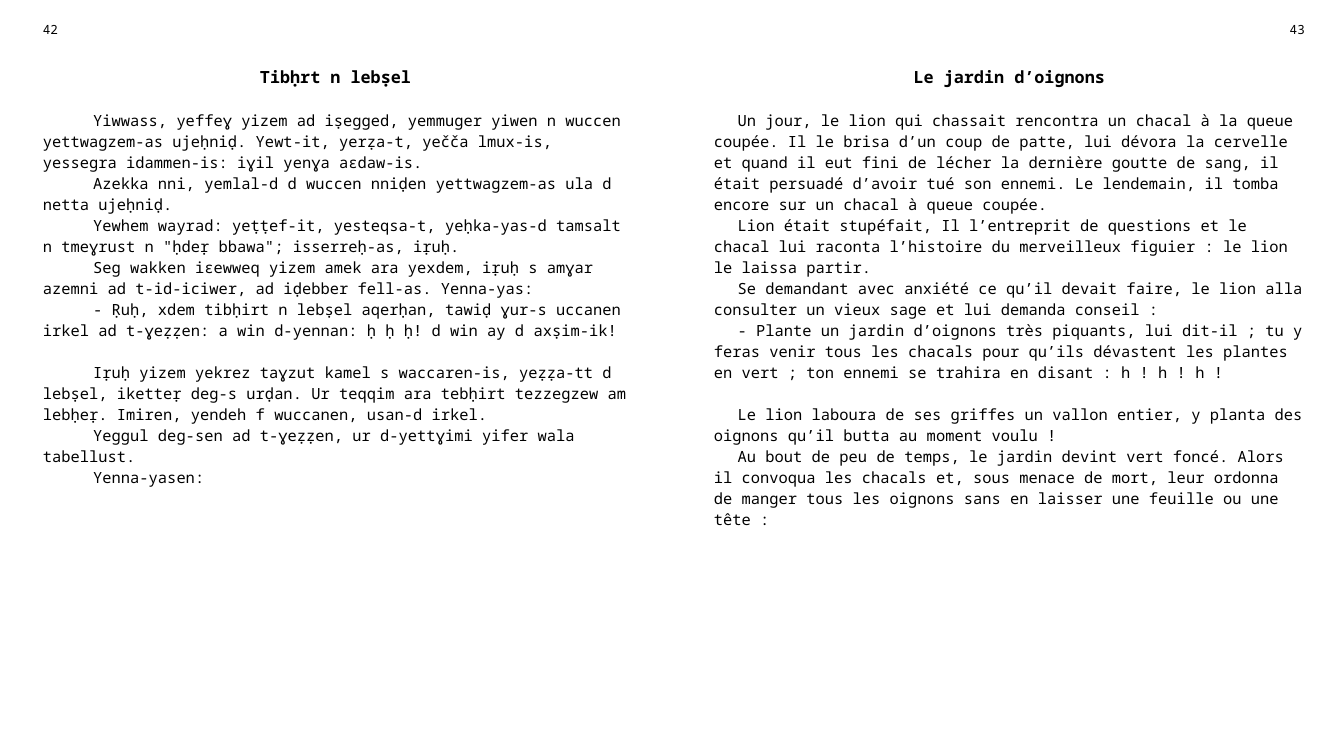
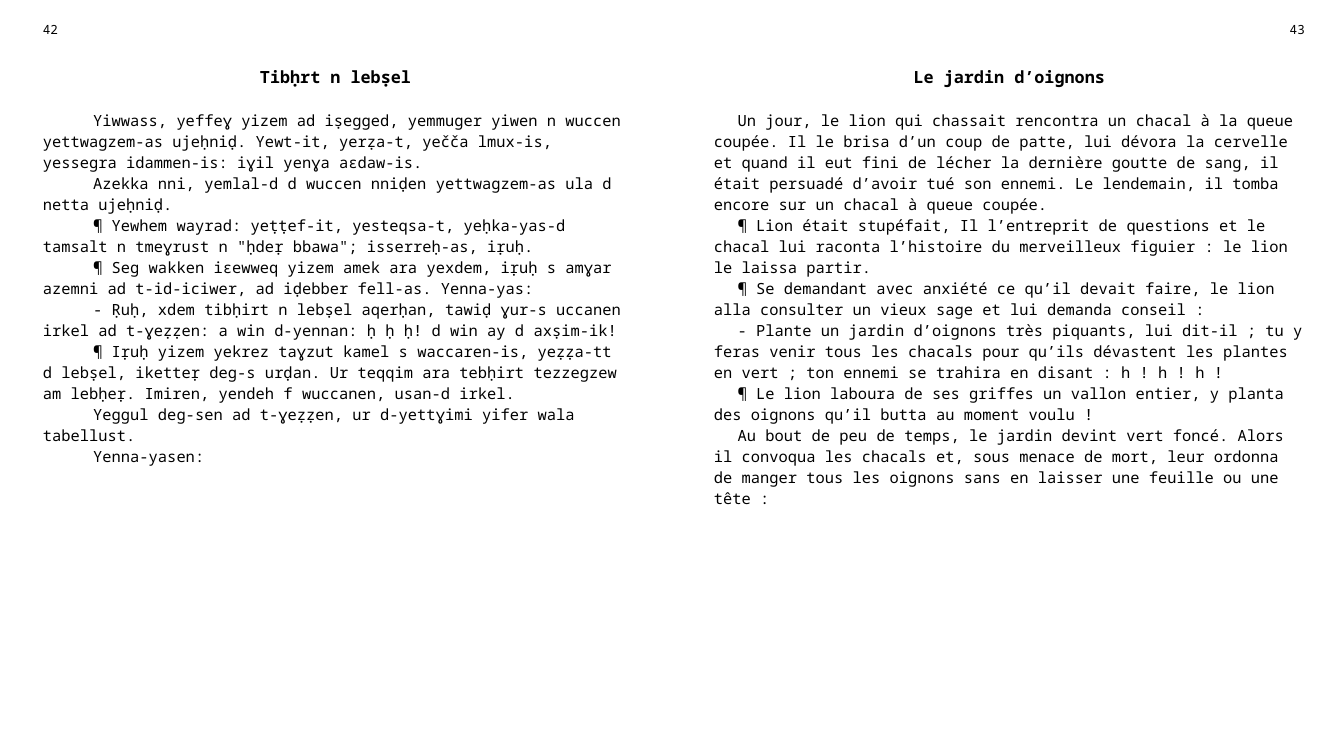
Before and after one commit to sferhah/tamacahut_n_wuccen, a slide deck: slide 15 of Uccen.ConsoleApp/uccen.pptx. Drawn at 1344x756 pixels with LibreOffice and Linux fonts; fonts in the diff are those of the drawing. Boxes give left, top, right and bottom in pixels: in the first picture for what was removed or moved away, otherwise in the second. Text is boxed around its words. In the diff, an @@ line names an element or a change of style, - is before the commit and + after.

```diff
--- a/Uccen.ConsoleApp/uccen.pptx
+++ b/Uccen.ConsoleApp/uccen.pptx
@@ table at [32, 16, 1315, 729] @@
@@ row 3, column 1: "Yiwwass, yeffeɣ yizem ad iṣegged, yemmuger yiwen n wuccen yettwagzem-as ujeḥniḍ. Yewt-it, yerẓa-t, yečča lmux-is, yessegra idammen-is: iɣil yenɣa aɛdaw-is. / Azekka nni, yemlal-d d wuccen nniḍen yettwagzem-as ula d netta ujeḥniḍ. / Yewhem wayrad: yeṭṭef-it, yesteqsa-t, yeḥka-yas-d tamsalt n tmeɣrust n "ḥdeṛ bbawa"; isserreḥ-as, iṛuḥ. / Seg wakken iɛewweq yizem amek ara yexdem, iṛuḥ s amɣar azemni ad t-id-iciwer, ad iḍebber fell-as. Yenna-yas: / - Ṛuḥ, xdem tibḥirt n lebṣel aqerḥan, tawiḍ ɣur-s uccanen irkel ad t-ɣeẓẓen: a win d-yennan: ḥ ḥ ḥ! d win ay d axṣim-ik! / Iṛuḥ yizem yekrez taɣzut kamel s waccaren-is, yeẓẓa-tt d lebṣel, iketteṛ deg-s urḍan. Ur teqqim ara tebḥirt tezzegzew am lebḥeṛ. Imiren, yendeh f wuccanen, usan-d irkel. / Yeggul deg-sen ad t-ɣeẓẓen, ur d-yettɣimi yifer wala tabellust. / Yenna-yasen:" to "Yiwwass, yeffeɣ yizem ad iṣegged, yemmuger yiwen n wuccen yettwagzem-as ujeḥniḍ. Yewt-it, yerẓa-t, yečča lmux-is, yessegra idammen-is: iɣil yenɣa aɛdaw-is. / Azekka nni, yemlal-d d wuccen nniḍen yettwagzem-as ula d netta ujeḥniḍ. / ¶ Yewhem wayrad: yeṭṭef-it, yesteqsa-t, yeḥka-yas-d tamsalt n tmeɣrust n "ḥdeṛ bbawa"; isserreḥ-as, iṛuḥ. / ¶ Seg wakken iɛewweq yizem amek ara yexdem, iṛuḥ s amɣar azemni ad t-id-iciwer, ad iḍebber fell-as. Yenna-yas: / - Ṛuḥ, xdem tibḥirt n lebṣel aqerḥan, tawiḍ ɣur-s uccanen irkel ad t-ɣeẓẓen: a win d-yennan: ḥ ḥ ḥ! d win ay d axṣim-ik! / ¶ Iṛuḥ yizem yekrez taɣzut kamel s waccaren-is, yeẓẓa-tt d lebṣel, iketteṛ deg-s urḍan. Ur teqqim ara tebḥirt tezzegzew am lebḥeṛ. Imiren, yendeh f wuccanen, usan-d irkel. / Yeggul deg-sen ad t-ɣeẓẓen, ur d-yettɣimi yifer wala tabellust. / Yenna-yasen:" @@
-row 3, column 3: Un jour, le lion qui chassait rencontra un chacal à la queue coupée. Il le brisa d’un coup de patte, lui dévora la cervelle et quand il eut fini de lécher la dernière goutte de sang, il était persuadé d’avoir tué son ennemi. Le lendemain, il tomba encore sur un chacal à queue coupée. / Lion était stupéfait, Il l’entreprit de questions et le chacal lui raconta l’histoire du merveilleux figuier : le lion le laissa partir. / Se demandant avec anxiété ce qu’il devait faire, le lion alla consulter un vieux sage et lui demanda conseil : / - Plante un jardin d’oignons très piquants, lui dit-il ; tu y feras venir tous les chacals pour qu’ils dévastent les plantes en vert ; ton ennemi se trahira en disant : h ! h ! h ! / Le lion laboura de ses griffes un vallon entier, y planta des oignons qu’il butta au moment voulu ! / Au bout de peu de temps, le jardin devint vert foncé. Alors il convoqua les chacals et, sous menace de mort, leur ordonna de manger tous les oignons sans en laisser une feuille ou une tête :
+row 3, column 3: Un jour, le lion qui chassait rencontra un chacal à la queue coupée. Il le brisa d’un coup de patte, lui dévora la cervelle et quand il eut fini de lécher la dernière goutte de sang, il était persuadé d’avoir tué son ennemi. Le lendemain, il tomba encore sur un chacal à queue coupée. / ¶ Lion était stupéfait, Il l’entreprit de questions et le chacal lui raconta l’histoire du merveilleux figuier : le lion le laissa partir. / ¶ Se demandant avec anxiété ce qu’il devait faire, le lion alla consulter un vieux sage et lui demanda conseil : / - Plante un jardin d’oignons très piquants, lui dit-il ; tu y feras venir tous les chacals pour qu’ils dévastent les plantes en vert ; ton ennemi se trahira en disant : h ! h ! h ! / ¶ Le lion laboura de ses griffes un vallon entier, y planta des oignons qu’il butta au moment voulu ! / Au bout de peu de temps, le jardin devint vert foncé. Alors il convoqua les chacals et, sous menace de mort, leur ordonna de manger tous les oignons sans en laisser une feuille ou une tête :
```
Also in this commit, not shown: 6 other slides changed, 1 other file.
